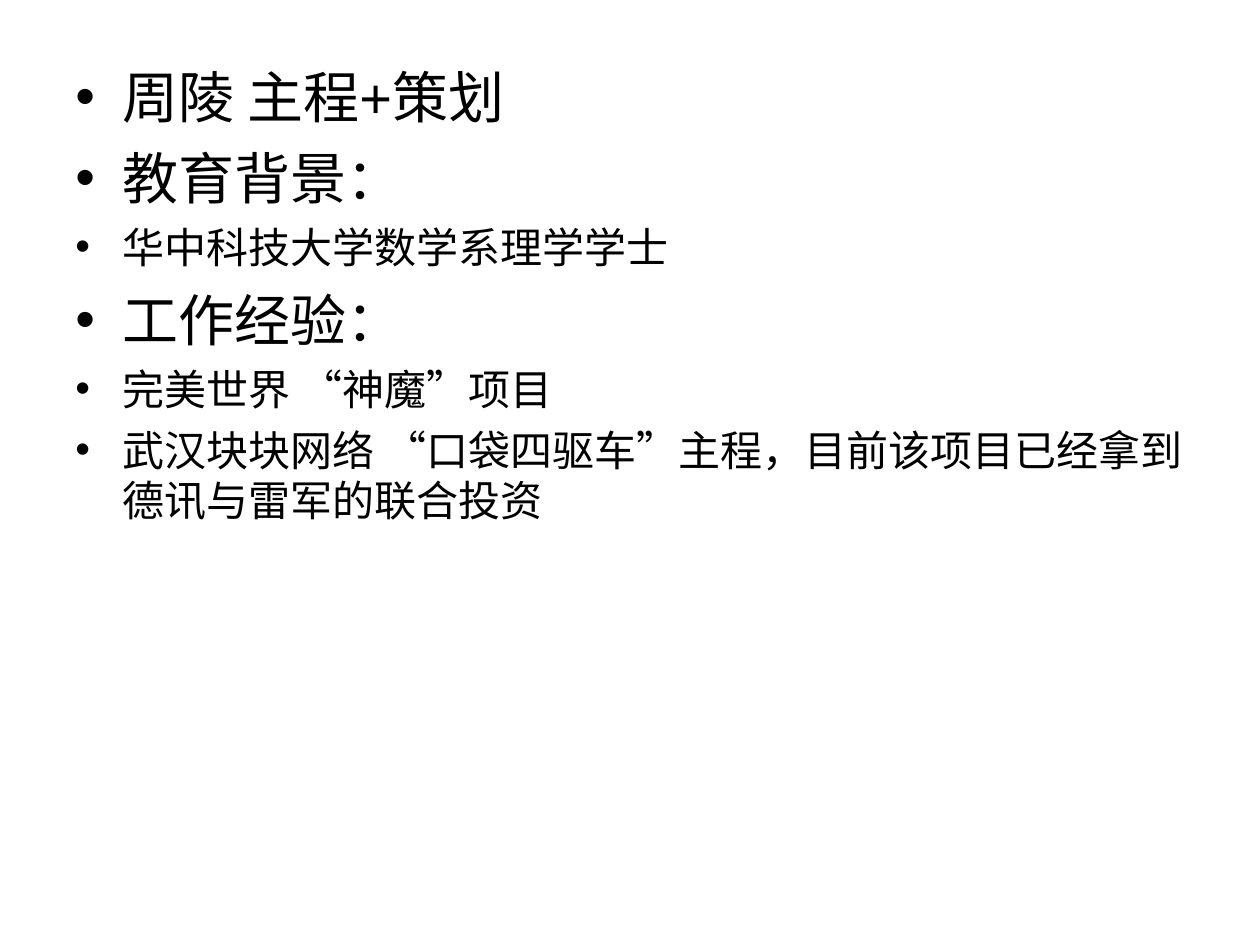
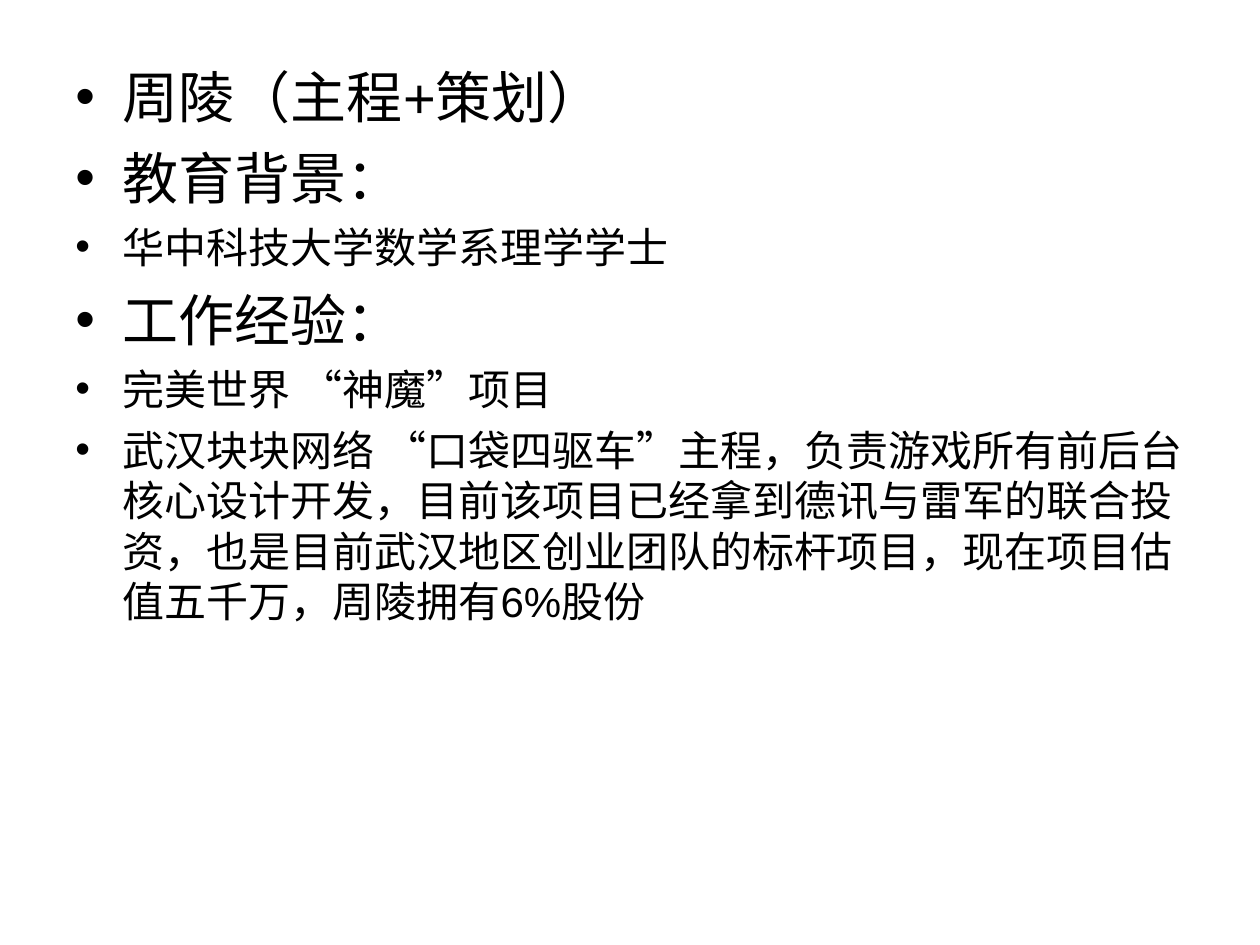
Before and after one commit to caihan1984/demov1, a slide deck: slide 3 of Assets/document/y3商业计划书.ppt. Drawn at 1260x945 pixels with LibreOffice and Linux fonts; fonts in the diff are those of the drawing. Boxes give left, top, right and bottom in pixels: in the first picture for what was removed or moved away, otherwise in the second. Text is boxed around its words. In the diff, an @@ line names an element or a change of style, - is before the commit and + after.

Commit message:
ppt

```diff
--- a/Assets/document/y3商业计划书.ppt
+++ b/Assets/document/y3商业计划书.ppt
@@ text at (123,70,604,123): text changed @@
-• 周陵 主程+策划
+• 周陵（主程+策划）
@@ text at (123,430,1182,622): text changed @@
-• 武汉块块网络 “口袋四驱车”主程，目前该项目已经拿到德讯与雷军的联合投资
+• 武汉块块网络 “口袋四驱车”主程，负责游戏所有前后台核心设计开发，目前该项目已经拿到德讯与雷军的联合投资，也是目前武汉地区创业团队的标杆项目，现在项目估值五千万，周陵拥有6%股份
```
Also in this commit, not shown: 1 other slide changed, 8 slides added, 2 slides removed.
